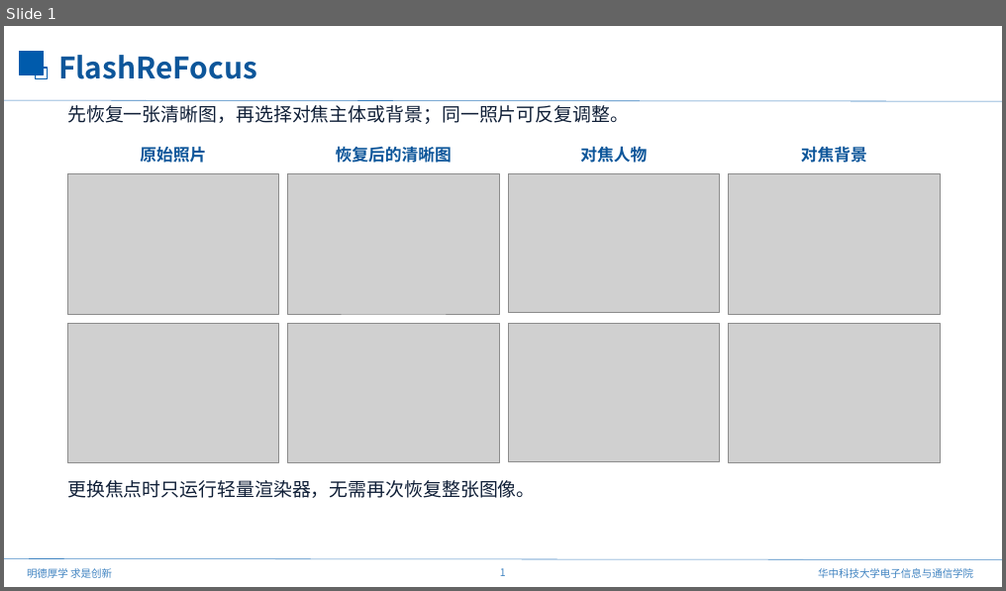
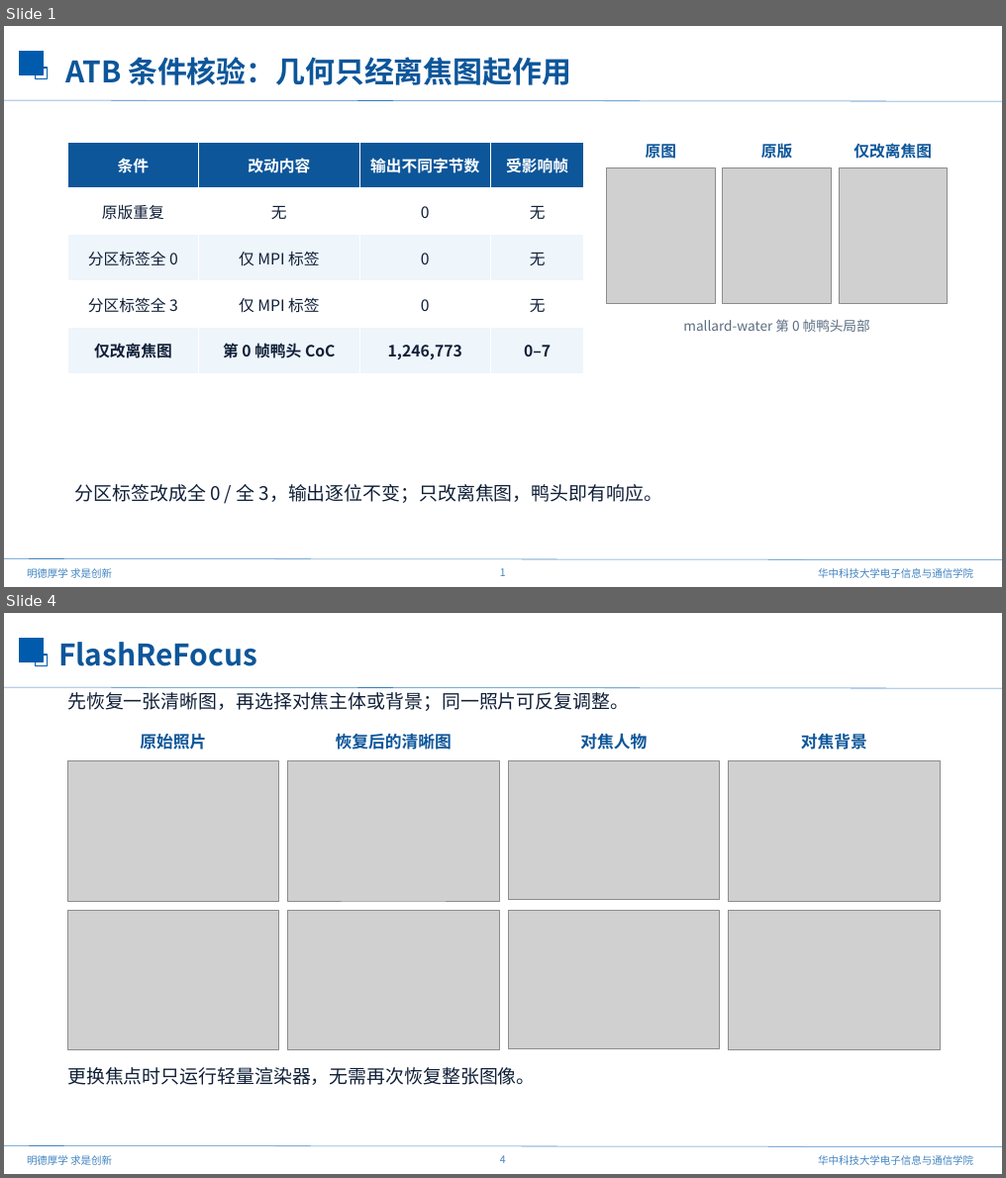
Before and after one commit to mengmcy1/OPPO-depth-guided-video-bokeh, a slide deck: 汇报/2026-10-23_ATB进展与FlashReFocus/FlashReFocus_论文介绍_1023.pptx. Shown one above the other, each under a label of ours: slide 1 before the commit, slides 1 and 4 after it; the slides between them are not shown. The pictures are 1006x591 and 1006x1178 pixels, drawn with LibreOffice and Linux fonts; fonts in the diff are those of the drawing; grey boxes stand for pictures; background and template pictures are left out. Boxes give left, top, right and bottom in pixels: in the first picture for what was removed or moved away, otherwise in the second. Text is boxed around its words. In the diff, an @@ line names an element or a change of style, - is before the commit and + after.

```diff
--- a/汇报/2026-10-23_ATB进展与FlashReFocus/FlashReFocus_论文介绍_1023.pptx
+++ b/汇报/2026-10-23_ATB进展与FlashReFocus/FlashReFocus_论文介绍_1023.pptx
@@ slide 1 added at [4, 26, 1002, 587], background #FFFFFF; not listed: 7 template elements that a slide beside it also shows @@
@@ text added at [66, 57, 571, 85], 28.5 pt, text #0D569A, bold @@
+ATB 条件核验：几何只经离焦图起作用
@@ table added at [67, 142, 584, 374], 5 rows, 4 columns @@
+条件 | 改动内容 | 输出不同字节数 | 受影响帧
+原版重复 | 无 | 0 | 无
+分区标签全 0 | 仅 MPI 标签 | 0 | 无
+分区标签全 3 | 仅 MPI 标签 | 0 | 无
+仅改离焦图 | 第 0 帧鸭头 CoC | 1,246,773 | 0–7
@@ text added at [646, 142, 676, 163], 15 pt, text #0D569A, bold @@
+原图
@@ text added at [761, 142, 792, 163], 15 pt, text #0D569A, bold @@
+原版
@@ text added at [853, 143, 932, 159], 15 pt, text #0D569A, bold @@
+仅改离焦图
@@ picture added at [607, 169, 715, 304] @@
@@ picture added at [723, 169, 832, 304] @@
@@ picture added at [839, 169, 947, 304] @@
@@ text added at [683, 319, 870, 332], 13 pt, text #5B6D82 @@
+mallard-water 第 0 帧鸭头局部
@@ text added at [75, 484, 662, 503], 18 pt, text #101F37 @@
+分区标签改成全 0 / 全 3，输出逐位不变；只改离焦图，鸭头即有响应。
@@ what was slide 1 is now slide 4 @@
@@ page number at [500, 1156, 506, 1163]: text changed @@
-1
+4
```
Also in this commit, not shown: 2 other slides added, 1 other file.
